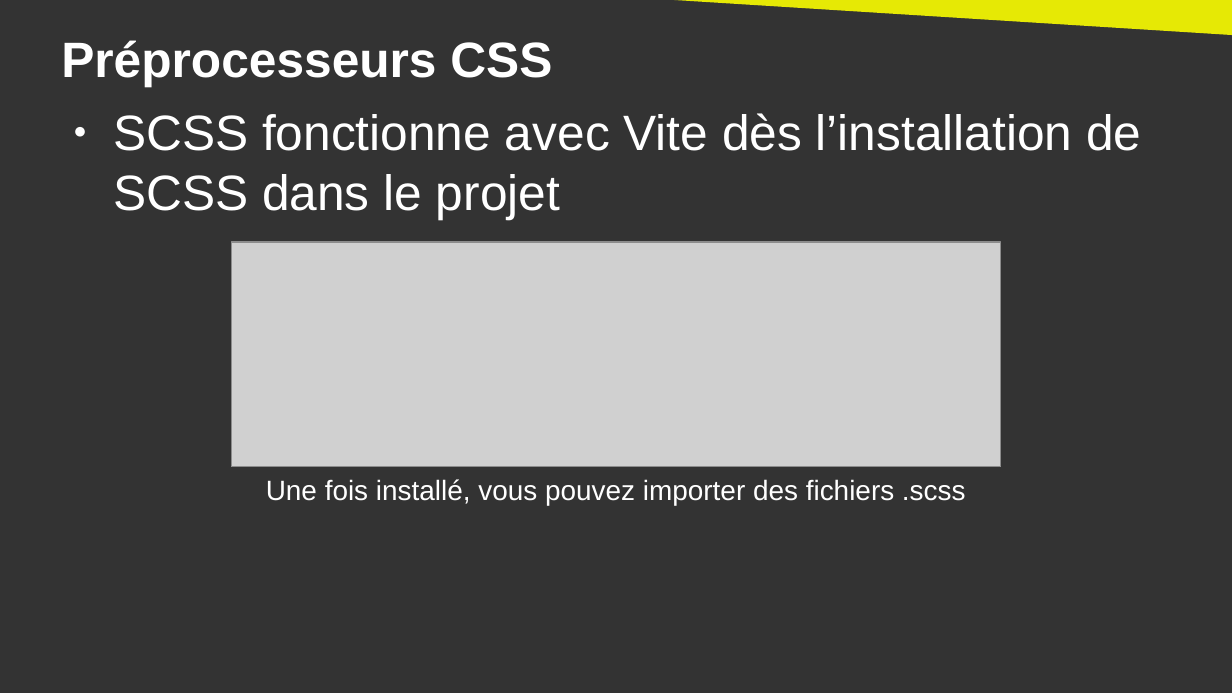
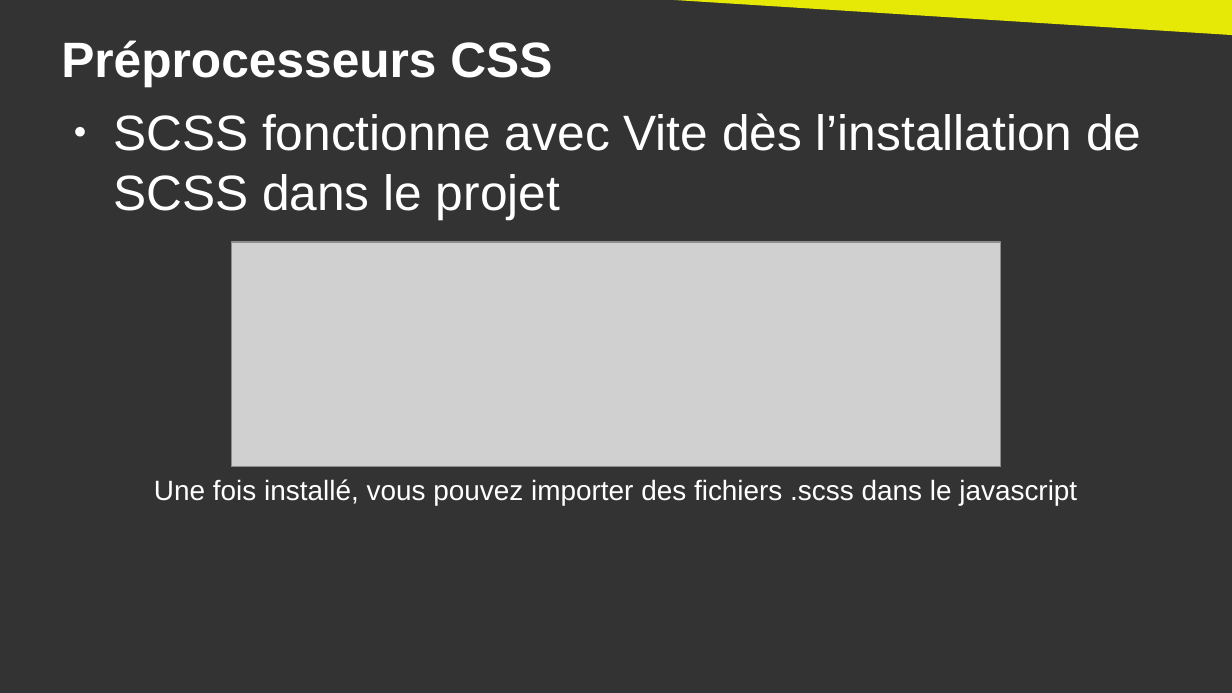
Before and after one commit to DanYellow/cours, a slide deck: slide 25 of developpement-front-s5/travaux-pratiques/numero-4/presentation.odp. Drawn at 1232x693 pixels with LibreOffice and Linux fonts; fonts in the diff are those of the drawing; grey boxes stand for pictures. Boxes give left, top, right and bottom in pixels: in the first picture for what was removed or moved away, otherwise in the second. Text is boxed around its words. In the diff, an @@ line names an element or a change of style, - is before the commit and + after.

```diff
--- a/developpement-front-s5/travaux-pratiques/numero-4/presentation.odp
+++ b/developpement-front-s5/travaux-pratiques/numero-4/presentation.odp
@@ text at bbox=[154, 479, 1077, 505]: text changed @@
-Une fois installé, vous pouvez importer des fichiers .scss
+Une fois installé, vous pouvez importer des fichiers .scss dans le javascript
```
Also in this commit, not shown: 15 other slides changed, 2 other files.
